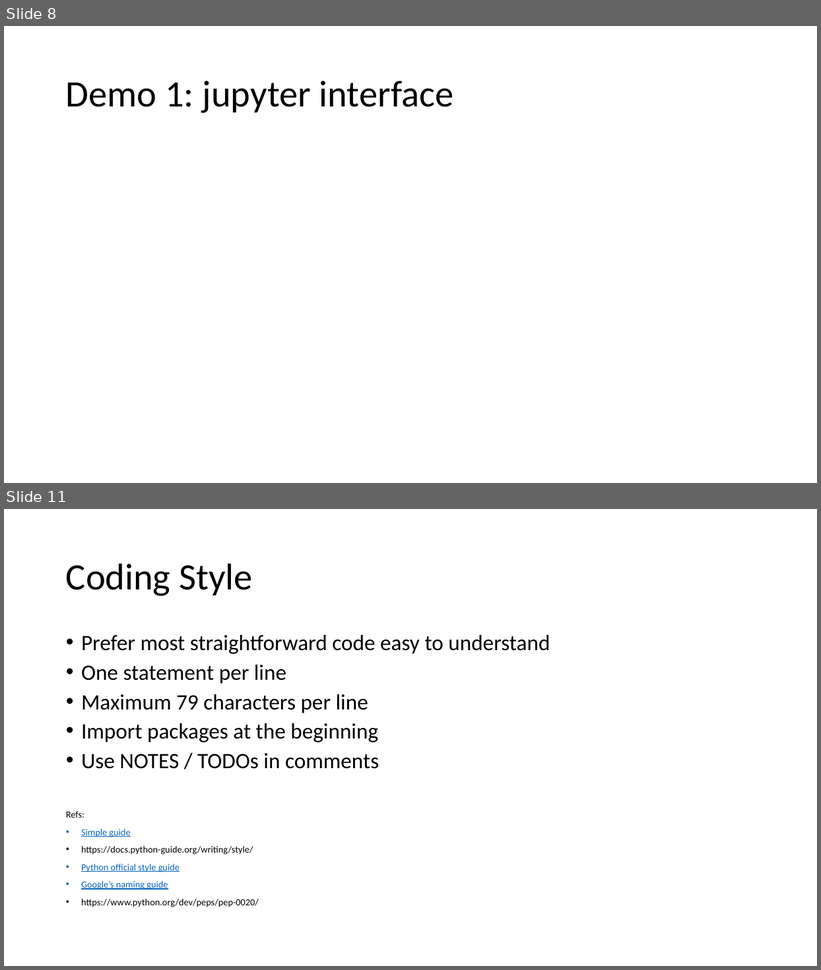
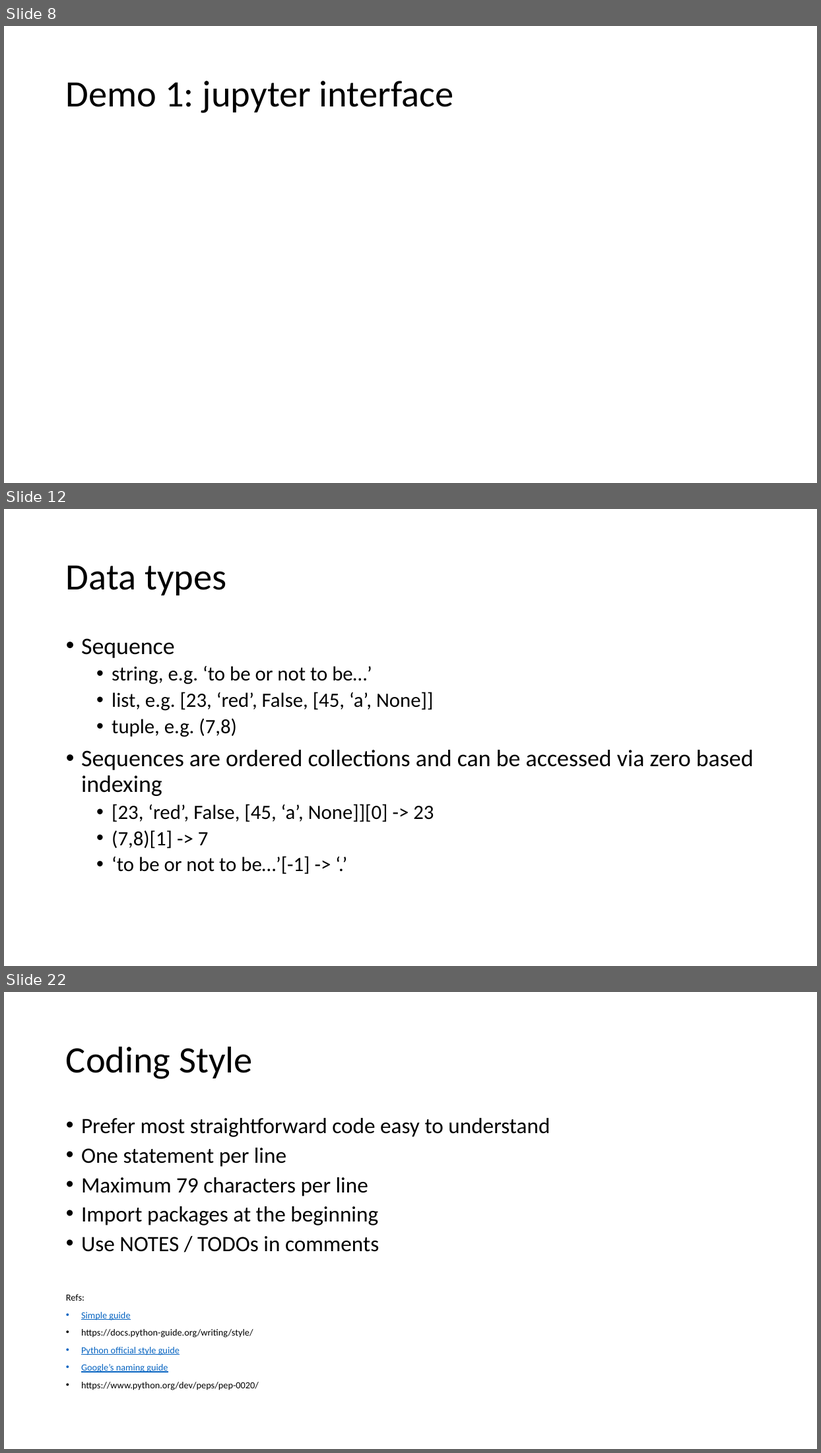
Before and after one commit to senine/workshop, a slide deck: Intro.pptx. Shown one above the other, each under a label of ours: slides 8 and 11 before the commit, slides 8, 12 and 22 after it; the slides between them are not shown. The pictures are 821x970 and 821x1453 pixels, drawn with LibreOffice and Linux fonts; fonts in the diff are those of the drawing. Boxes give left, top, right and bottom in pixels: in the first picture for what was removed or moved away, otherwise in the second. Text is boxed around its words. In the diff, an @@ line names an element or a change of style, - is before the commit and + after.

```diff
--- a/Intro.pptx
+++ b/Intro.pptx
@@ slide 12 added at <box>4,509,817,966</box>, background #FFFFFF @@
@@ title added at <box>66,565,226,595</box>, 44 pt, text #000000 @@
+Data types
@@ text added at <box>81,638,754,875</box>, 24 pt, text #000000 @@
+• Sequence
+  • string, e.g. ‘to be or not to be…’
+  • list, e.g. [23, ‘red’, False, [45, ‘a’, None]]
+  • tuple, e.g. (7,8)
+• Sequences are ordered collections and can be accessed via zero based indexing
+  • [23, ‘red’, False, [45, ‘a’, None]][0] -> 23
+  • (7,8)[1] -> 7
+  • ‘to be or not to be…’[-1] -> ‘.’
@@ what was slide 11 is now slide 22 @@
```
Also in this commit, not shown: 6 slides changed, 13 other slides added, 6 other files.
